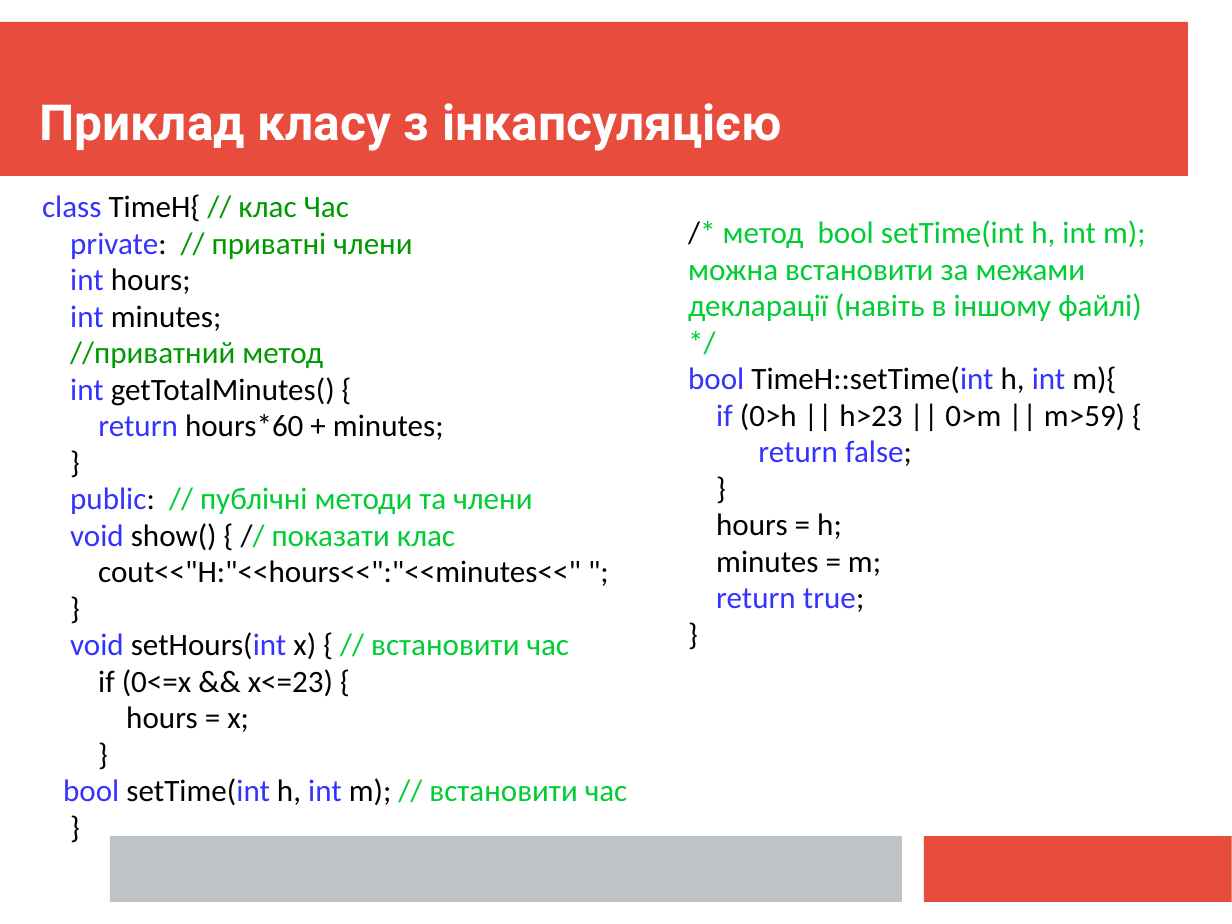
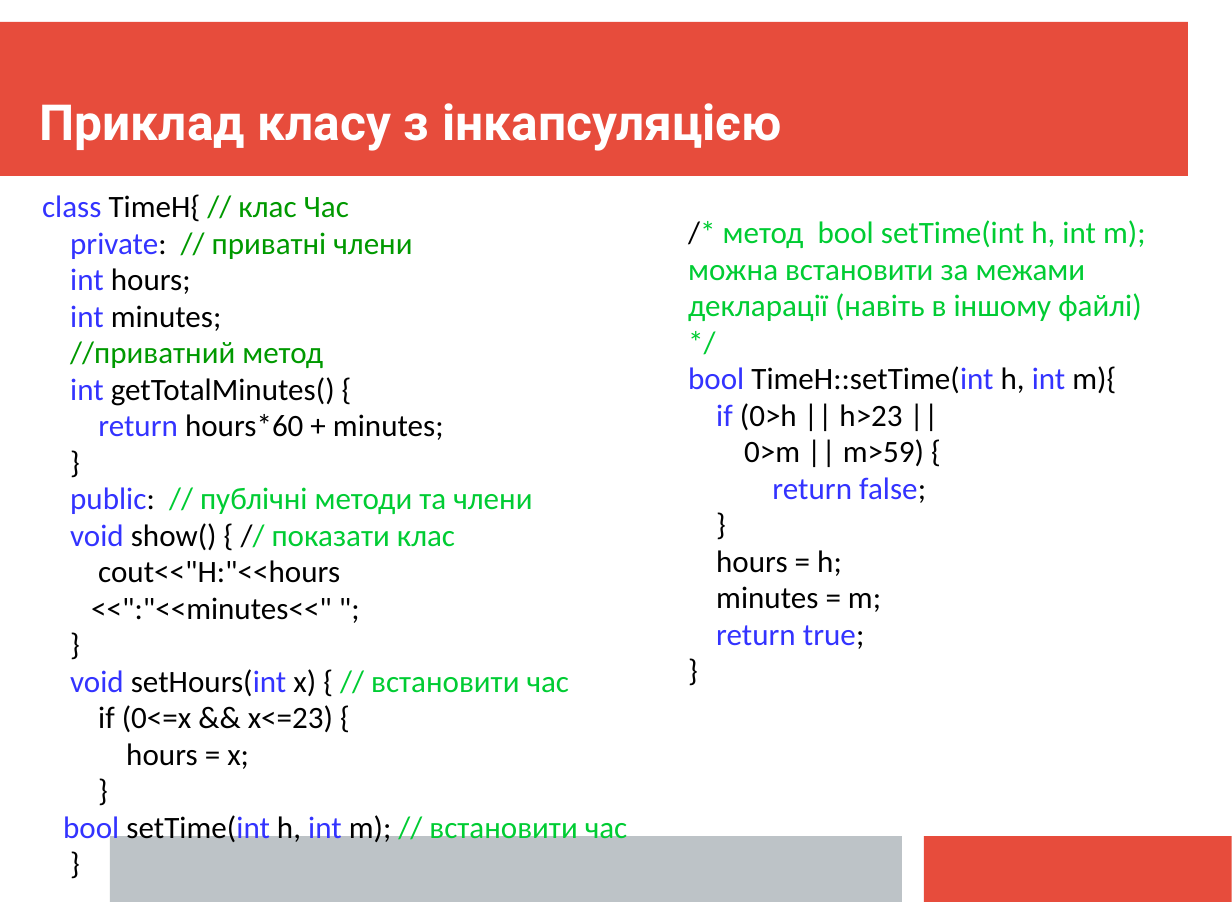
Before and after one commit to mecchmatProjects/CppCourse, a slide deck: slide 9 of Lect08/CppTutorUkr8.ppt. Drawn at 1232x924 pixels with LibreOffice and Linux fonts; fonts in the diff are those of the drawing. Boxes give left, top, right and bottom in pixels: in the first picture for what was removed or moved away, otherwise in the second. Text is boxed around its words. In the diff, an @@ line names an element or a change of style, - is before the commit and + after.

```diff
--- a/Lect08/CppTutorUkr8.ppt
+++ b/Lect08/CppTutorUkr8.ppt
@@ text at (x1=716, y1=403, x2=924, y2=466): text changed @@
-if (0>h || h>23 || 0>m || m>59) {
+if (0>h || h>23 ||
+0>m || m>59) {
@@ text at (x1=91, y1=560, x2=340, y2=620): text changed @@
-cout<<"H:"<<hours<<":"<<minutes<<" ";
+cout<<"H:"<<hours
+<<":"<<minutes<<" ";
```
Also in this commit, not shown: 9 other slides changed, 1 slide removed, 3 other files.
